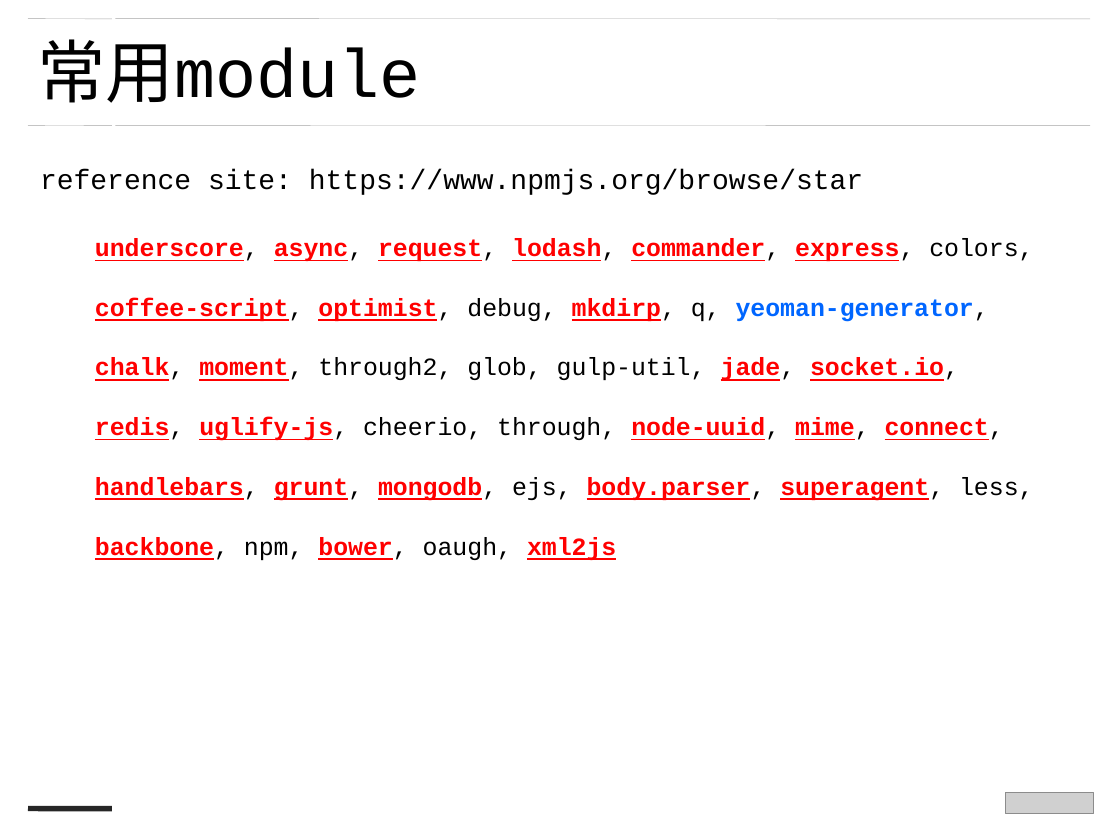
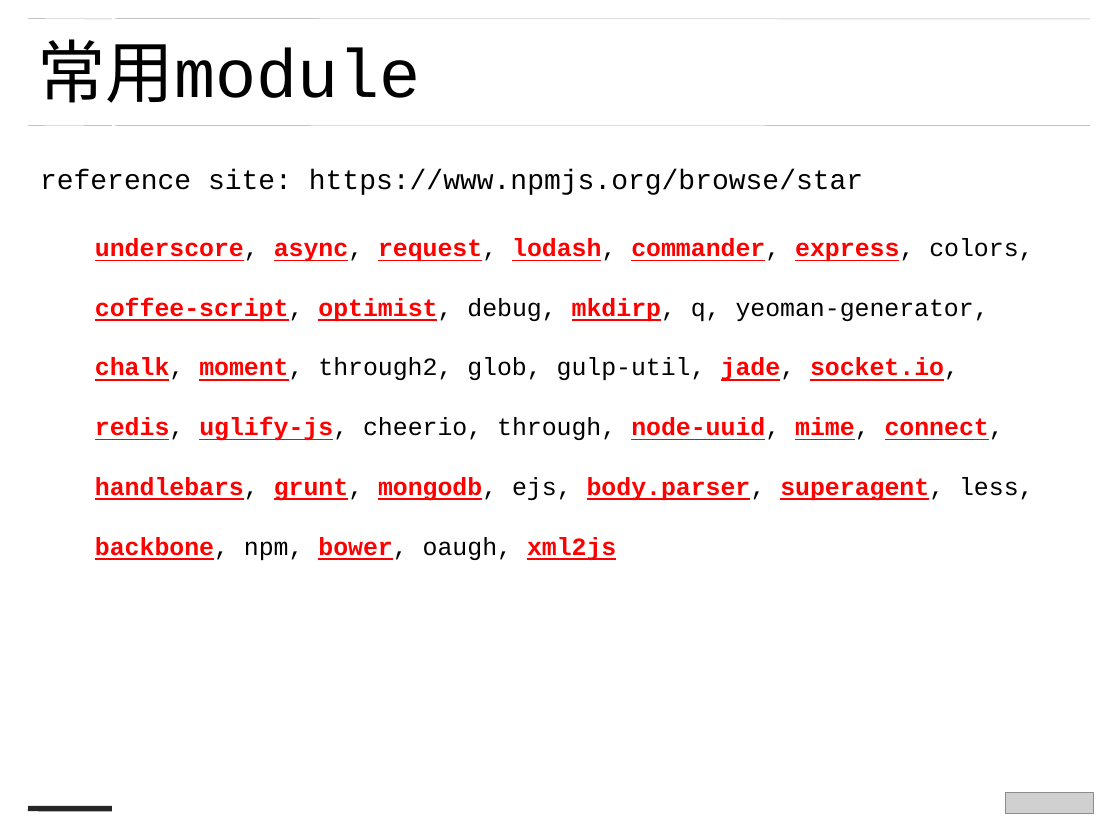
Before and after one commit to zjdgx/Study, a slide deck: slide 9 of PPT/nodejs --蒋刚.ppt. Drawn at 1120x840 pixels with LibreOffice and Linux fonts; fonts in the diff are those of the drawing; grey boxes stand for pictures. Boxes give left, top, right and bottom in pixels: in the first picture for what was removed or moved away, otherwise in the second. Text is boxed around its words. In the diff, an @@ line names an element or a change of style, - is before the commit and + after.

```diff
--- a/PPT/nodejs --蒋刚.ppt
+++ b/PPT/nodejs --蒋刚.ppt
@@ text at (95, 298, 989, 321): text colour #0066FF to #000000, bold off in "yeoman-generator," @@
```
Also in this commit, not shown: 4 other slides changed, 1 slide removed, 5 other files.
